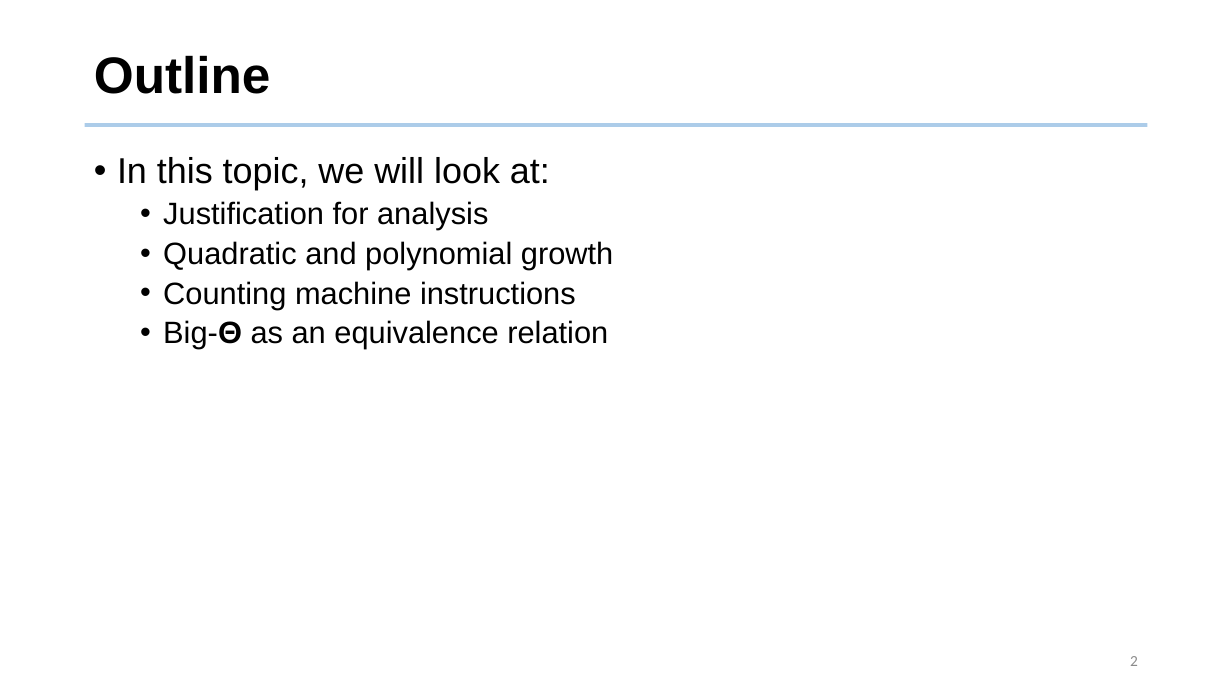
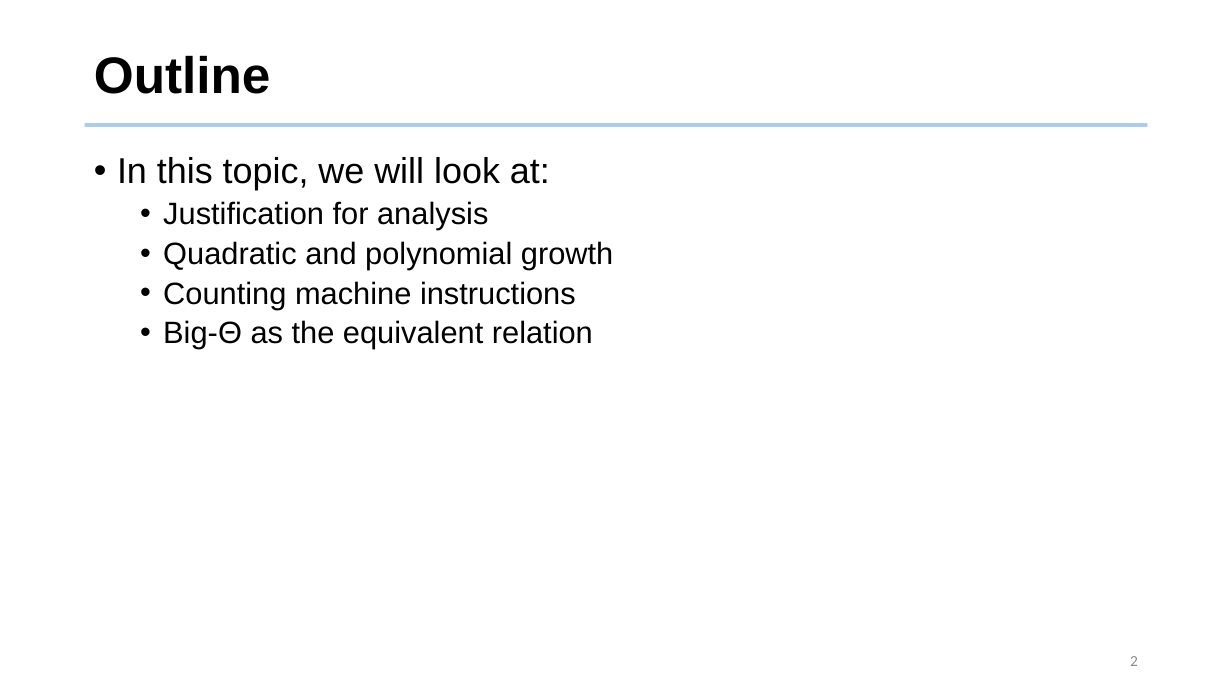
Before and after one commit to tsung-wei-huang/cs2420, a slide deck: slide 2 of slides/asymptotic_analysis.pptx. Drawn at 1232x693 pixels with LibreOffice and Linux fonts; fonts in the diff are those of the drawing; background and template pictures are left out. Boxes give left, top, right and bottom in pixels: in the first picture for what was removed or moved away, otherwise in the second. Text is boxed around its words. In the diff, an @@ line names an element or a change of style, - is before the commit and + after.

```diff
--- a/slides/asymptotic_analysis.pptx
+++ b/slides/asymptotic_analysis.pptx
@@ text at (x1=163, y1=320, x2=593, y2=349): text changed @@
-  • Big-Θ as an equivalence relation
+  • Big-Θ as the equivalent relation
```
Also in this commit, not shown: 8 other slides changed, 4 slides added, 2 other files.
